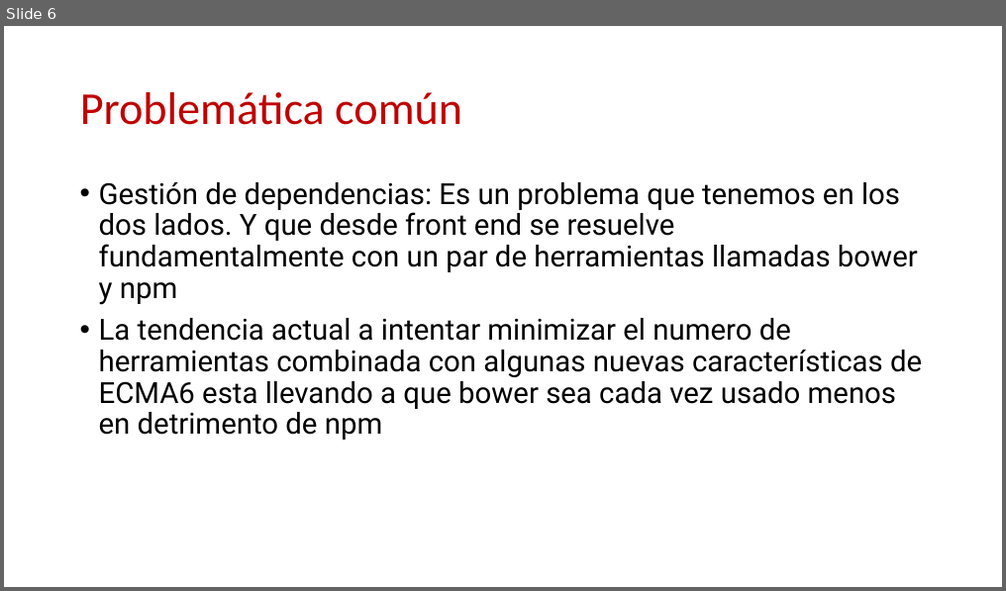
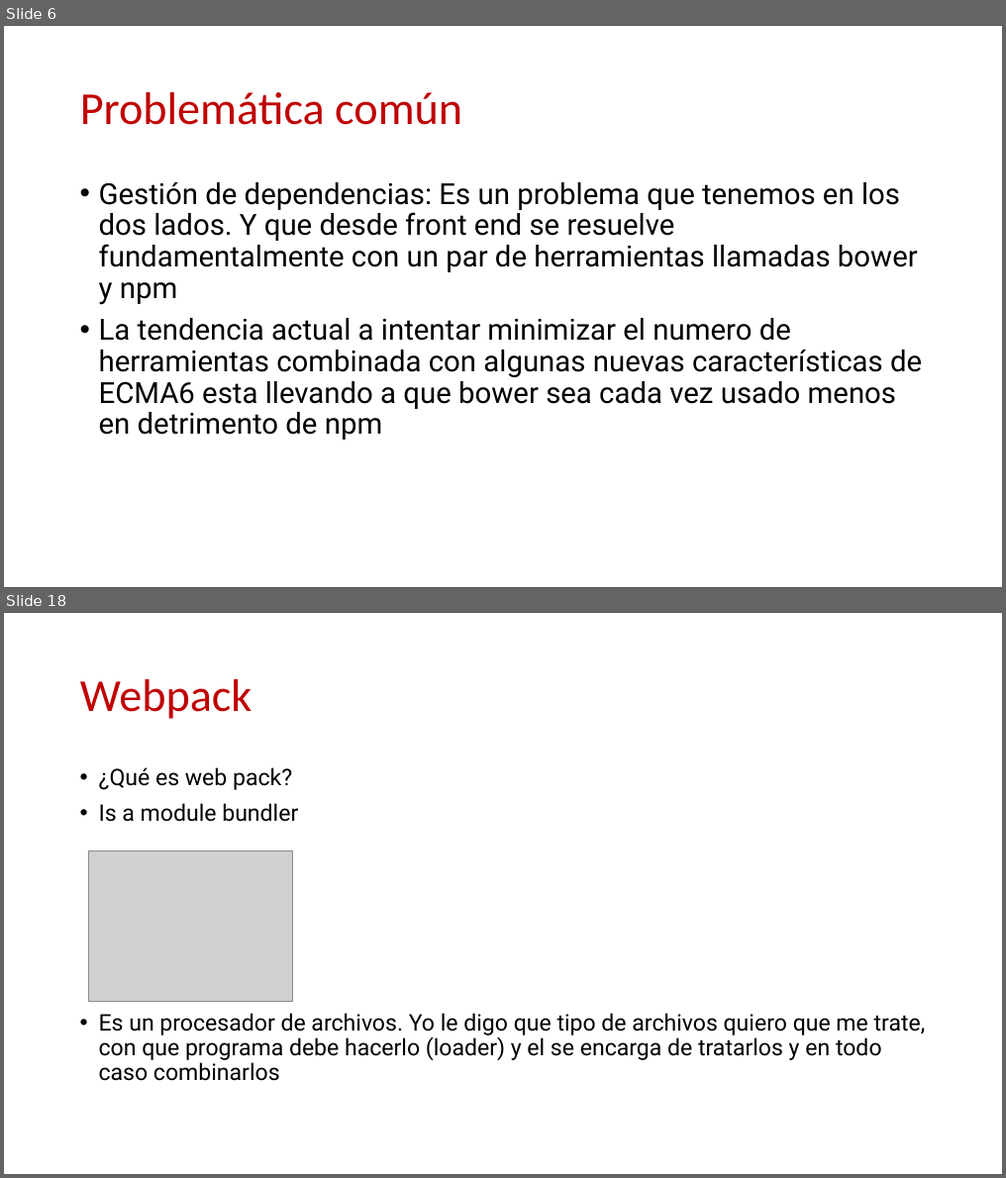
Before and after one commit to Robert-Freire/Introduction, a slide deck: resume.pptx. Shown one above the other, each under a label of ours: slide 6 before the commit, slides 6 and 18 after it; the slides between them are not shown. The pictures are 1006x591 and 1006x1178 pixels, drawn with LibreOffice and Linux fonts; fonts in the diff are those of the drawing; grey boxes stand for pictures; background and template pictures are left out. Boxes give left, top, right and bottom in pixels: in the first picture for what was removed or moved away, otherwise in the second. Text is boxed around its words. In the diff, an @@ line names an element or a change of style, - is before the commit and + after.

```diff
--- a/resume.pptx
+++ b/resume.pptx
@@ slide 18 added at [4,613,1002,1174], background #FFFFFF @@
@@ title added at [80,679,252,719], 44 pt, text #C00000 @@
+Webpack
@@ text added at [99,767,926,1081], 22 pt, text #000000 @@
+• ¿Qué es web pack?
+• Is a module bundler
+• Es un procesador de archivos. Yo le digo que tipo de archivos quiero que me trate, con que programa debe hacerlo (loader) y el se encarga de tratarlos y en todo caso combinarlos
@@ picture added at [88,851,292,1001] @@
```
Also in this commit, not shown: 5 slides changed, 18 other slides added, 24 slides removed, 3 other files.
